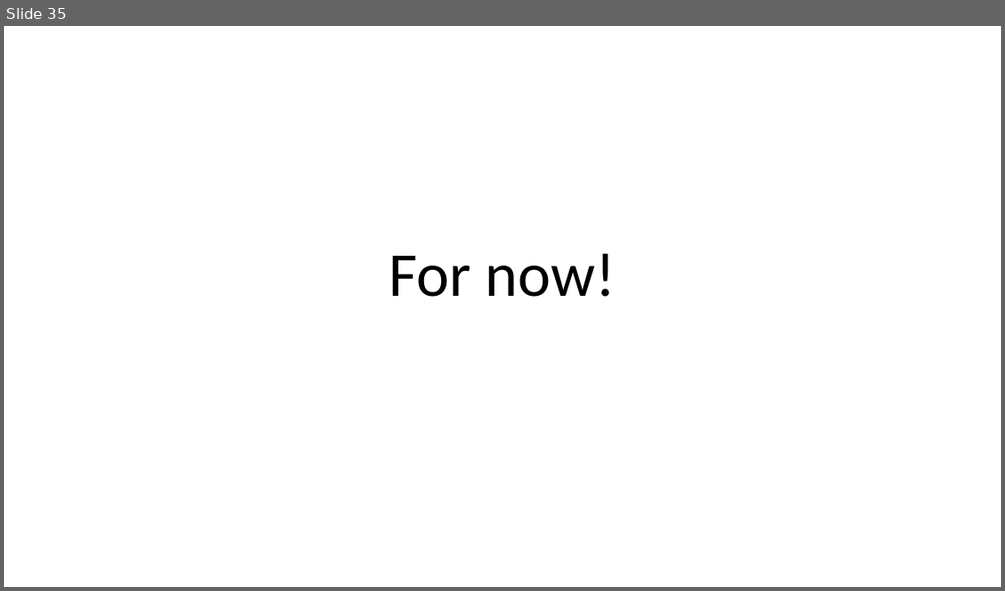
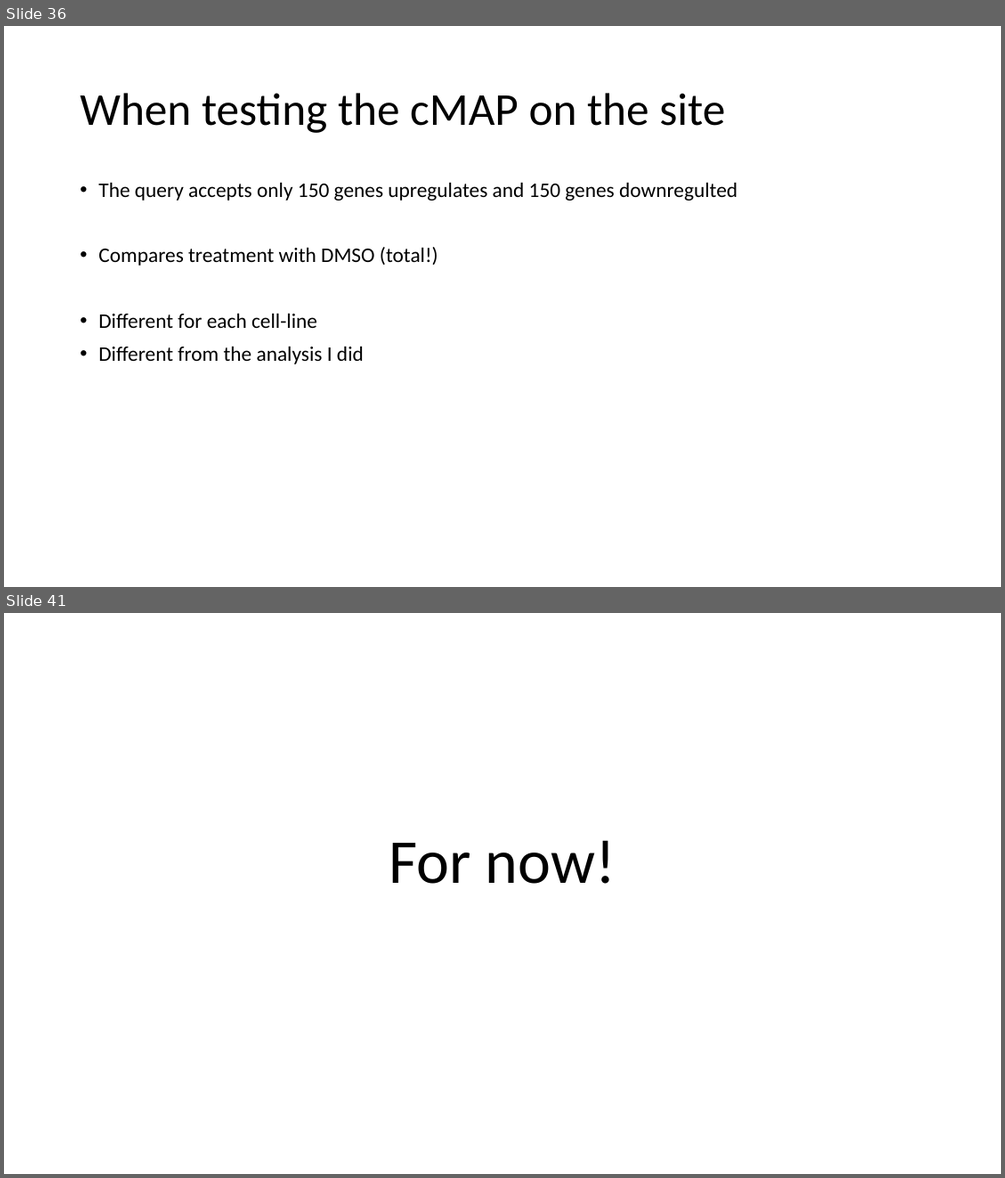
Before and after one commit to RuslanAlali/cMAp_Terzi, a slide deck: cMAP_stats.pptx. Shown one above the other, each under a label of ours: slide 35 before the commit, slides 36 and 41 after it; the slides between them are not shown. The pictures are 1005x591 and 1005x1178 pixels, drawn with LibreOffice and Linux fonts; fonts in the diff are those of the drawing. Boxes give left, top, right and bottom in pixels: in the first picture for what was removed or moved away, otherwise in the second. Text is boxed around its words. In the diff, an @@ line names an element or a change of style, - is before the commit and + after.

```diff
--- a/cMAP_stats.pptx
+++ b/cMAP_stats.pptx
@@ slide 36 added at (4,26,1001,587), background #FFFFFF @@
@@ title added at (80,93,725,133), 44 pt, text #000000 @@
+When testing the cMAP on the site
@@ text added at (98,182,737,364), 20 pt, text #000000 @@
+• The query accepts only 150 genes upregulates and 150 genes downregulted
+• Compares treatment with DMSO (total!)
+• Different for each cell-line
+• Different from the analysis I did
@@ what was slide 35 is now slide 41 @@
```
Also in this commit, not shown: 2 slides changed, 5 other slides added, 1 other file.
